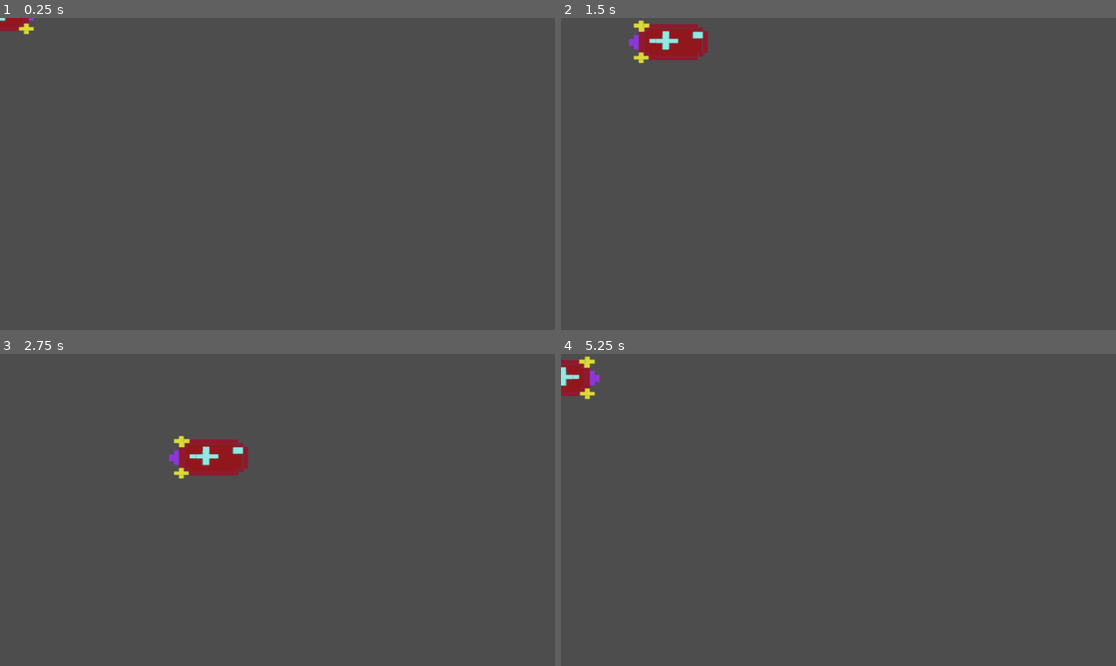
Above: before the commit, frames 1-4 (two rows, left to right).
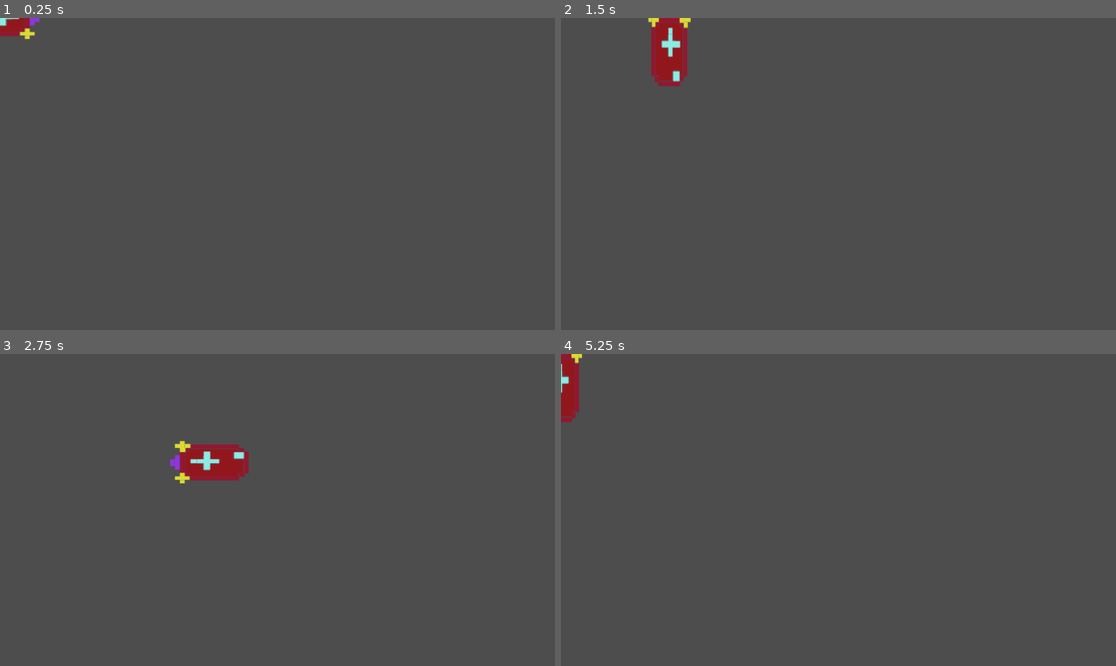
Above: after the commit, the same moments.

Repository: cachola25/cs447-subvival
Game: Godot game, scene res://submarine.tscn
The game is run twice, just before and just after one commit, with the same random seed, the same clock (stepped at 60 frames per second) and the same inputs.
Inputs:
- Up to frame 1 (0.25 s): no input
- Up to frame 2 (1.5 s): tap Enter at 0.5 s; hold D (move_right) 0.53-1.28 s; tap Space (release_bubble) at 0.6, 1.35 s; hold S (move_down) from 1.28 s (still down)
- Up to frame 3 (2.75 s): release S (move_down) at 2.03 s; hold D (move_right) from 2.03 s (still down); tap Space (release_bubble) at 2.1 s
- Up to frame 4 (5.25 s): release D (move_right) at 2.78 s; hold W (move_up) 2.78-3.53 s; tap Space (release_bubble) every 0.75 s from 2.85 to 5.1 s; hold A (move_left) 3.53-5.03 s; hold S (move_down) from 5.03 s (still down)

The runs differ from the first frame. In frame 1, 0.2% of the frame differs, in the area x 0-8%, y 0-7%; in frame 2, 1.6%, in the area x 12-27%, y 0-22%; in frame 3, 0.9%; in frame 4, 0.8%.

Commit message:
Added omni-directional movement
Changed sprite to also show the sub going
in a vertical and diagonal direction

Diff:
--- a/level.tscn
+++ b/level.tscn
@@ -24,9 +24,6 @@
 point_count = 11
 
 [node name="Level1" type="Node2D"]
-
-[node name="submarine" parent="." instance=ExtResource("1_pdhn7")]
-position = Vector2(287, 960)
 
 [node name="spawn_fish" type="Node2D" parent="."]
 z_index = 1
@@ -69,8 +66,8 @@
 texture = ExtResource("1_u6ig5")
 
 [node name="rocks" type="StaticBody2D" parent="."]
-collision_layer = 10
-collision_mask = 10
+collision_layer = 15
+collision_mask = 15
 script = ExtResource("4_rrbfm")
 
 [node name="Rock1" type="CollisionPolygon2D" parent="rocks"]
@@ -89,4 +86,7 @@
 position = Vector2(1191, 721)
 polygon = PackedVector2Array(12, -1, 30, 5, 39, 10, 49, 20, 57, 33, 69, 56, 76, 69, 81, 83, 84, 95, 90, 108, 96, 131, 1 …(231 unchanged characters)…
 
+[node name="submarine" parent="rocks" instance=ExtResource("1_pdhn7")]
+position = Vector2(292, 926)
+
 [connection signal="timeout" from="spawn_fish/money_fish_spawn_timer" to="spawn_fish" method="_on_money_fish_spawn_timer_timeout"]
--- a/submarine.gd
+++ b/submarine.gd
@@ -16,14 +16,13 @@
 
 func _process(delta):
 	var direction = Vector2.ZERO # (0,0d)
-
+	$AnimatedSprite2D.rotation = 0
 	if Input.is_action_pressed("move_up"):
 		direction.y -= 1
 	if Input.is_action_pressed("move_down"):
 		direction.y += 1
 	if Input.is_action_pressed("move_left"):
 		direction.x -= 1
-
 	if Input.is_action_pressed("move_right"):
 		direction.x += 1
 	if Input.is_action_just_pressed("release_bubble"):
@@ -31,9 +30,27 @@
 
 	if direction.length() > 1:
 		direction = direction.normalized()
-	if direction.x > 0:
-		$AnimatedSprite2D.flip_h = true
-	elif direction.x < 0:
-		$AnimatedSprite2D.flip_h = false
+
+	if direction.length() > 0:
+		if direction.x < 0:
+			$AnimatedSprite2D.flip_h = false
+		elif direction.x > 0:
+			$AnimatedSprite2D.flip_h = true
+		elif direction.x == 0:
+			if $AnimatedSprite2D.flip_h:
+				if direction.y < 0:
+					$AnimatedSprite2D.rotation = -PI/2
+				elif direction.y > 0:
+					$AnimatedSprite2D.rotation = PI/2
+			else:
+				if direction.y < 0:
+					$AnimatedSprite2D.rotation = PI/2
+				elif direction.y > 0:
+					$AnimatedSprite2D.rotation = -PI/2
+		if direction.x != 0 and direction.y != 0:
+			if direction.x < 0:
+				$AnimatedSprite2D.rotation = direction.angle() - PI
+			else:
+				$AnimatedSprite2D.rotation = direction.angle()
 
 	move_and_collide(direction * SPEED * delta)
--- a/submarine.tscn
+++ b/submarine.tscn
@@ -6,17 +6,17 @@
 [sub_resource type="CanvasItemMaterial" id="CanvasItemMaterial_ucp48"]
 
 [sub_resource type="RectangleShape2D" id="RectangleShape2D_pwy0q"]
-size = Vector2(282, 151)
+size = Vector2(272, 148.5)
 
-[sub_resource type="AtlasTexture" id="AtlasTexture_i46d5"]
+[sub_resource type="AtlasTexture" id="AtlasTexture_cc4d1"]
 atlas = ExtResource("2_ipk4e")
-region = Rect2(0, 0, 100, 100)
+region = Rect2(2, 12, 96, 73)
 
 [sub_resource type="SpriteFrames" id="SpriteFrames_1ls03"]
 animations = [{
 "frames": [{
 "duration": 1.0,
-"texture": SubResource("AtlasTexture_i46d5")
+"texture": SubResource("AtlasTexture_cc4d1")
 }],
 "loop": true,
 "name": &"sub",
@@ -31,12 +31,12 @@
 
 [node name="CollisionShape2D" type="CollisionShape2D" parent="."]
 material = SubResource("CanvasItemMaterial_ucp48")
-position = Vector2(-3, -17.5)
+position = Vector2(0, -1)
 shape = SubResource("RectangleShape2D_pwy0q")
 debug_color = Color(0.417429, 0.552356, 0.672516, 0.42)
 
 [node name="AnimatedSprite2D" type="AnimatedSprite2D" parent="."]
-position = Vector2(-3.16623, -13.93)
+position = Vector2(-1.90735e-06, 0)
 scale = Vector2(2.84332, 2.0386)
 sprite_frames = SubResource("SpriteFrames_1ls03")
 animation = &"sub"
Binary file changed: art/September 5, 2024/Subject.png
Not shown, added: art/September 5, 2024/Subject.png~
